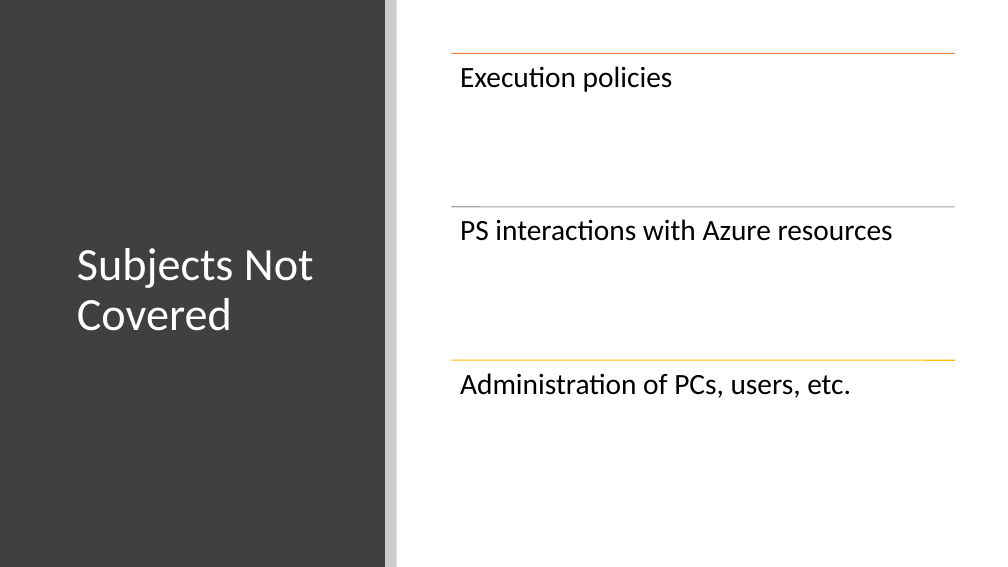
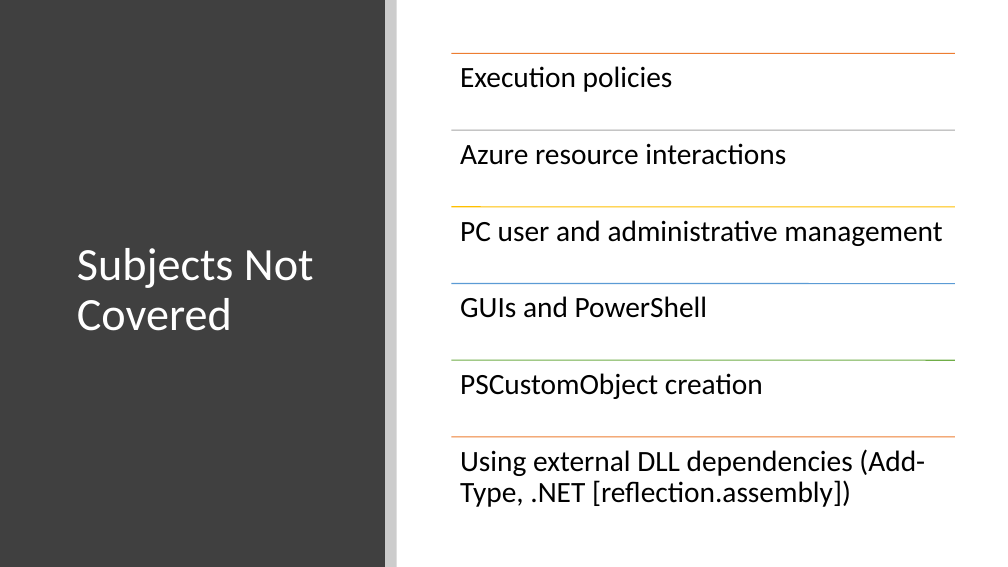
Before and after one commit to KurtKroeker/powershell, a slide deck: slide 10 of PowerShell_Presentation.pptx (slide 9 before the commit). Drawn at 1008x567 pixels with LibreOffice and Linux fonts; fonts in the diff are those of the drawing. Boxes give left, top, right and bottom in pixels: in the first picture for what was removed or moved away, otherwise in the second. Text is boxed around its words. In the diff, an @@ line names an element or a change of style, - is before the commit and + after.

```diff
--- a/PowerShell_Presentation.pptx
+++ b/PowerShell_Presentation.pptx
@@ line (451, 207) - (955, 207): stroke #A5A5A5 1 pt to #FFC000 1 pt @@
@@ text removed at <box>460,219,893,241</box> @@
-PS interactions with Azure resources
@@ line (451, 360) - (955, 360): stroke #FFC000 1 pt to #70AD47 1 pt @@
@@ text removed at <box>460,373,851,398</box> @@
-Administration of PCs, users, etc.
@@ group added at <box>451,130,955,507</box>: 5 texts, 3 lines @@
+Azure resource interactions
+PC user and administrative management
+GUIs and PowerShell
+PSCustomObject creation
+Using external DLL dependencies (Add-Type, .NET [reflection.assembly])
```
Also in this commit, not shown: 3 other slides changed, 1 slide added, 2 other files.
